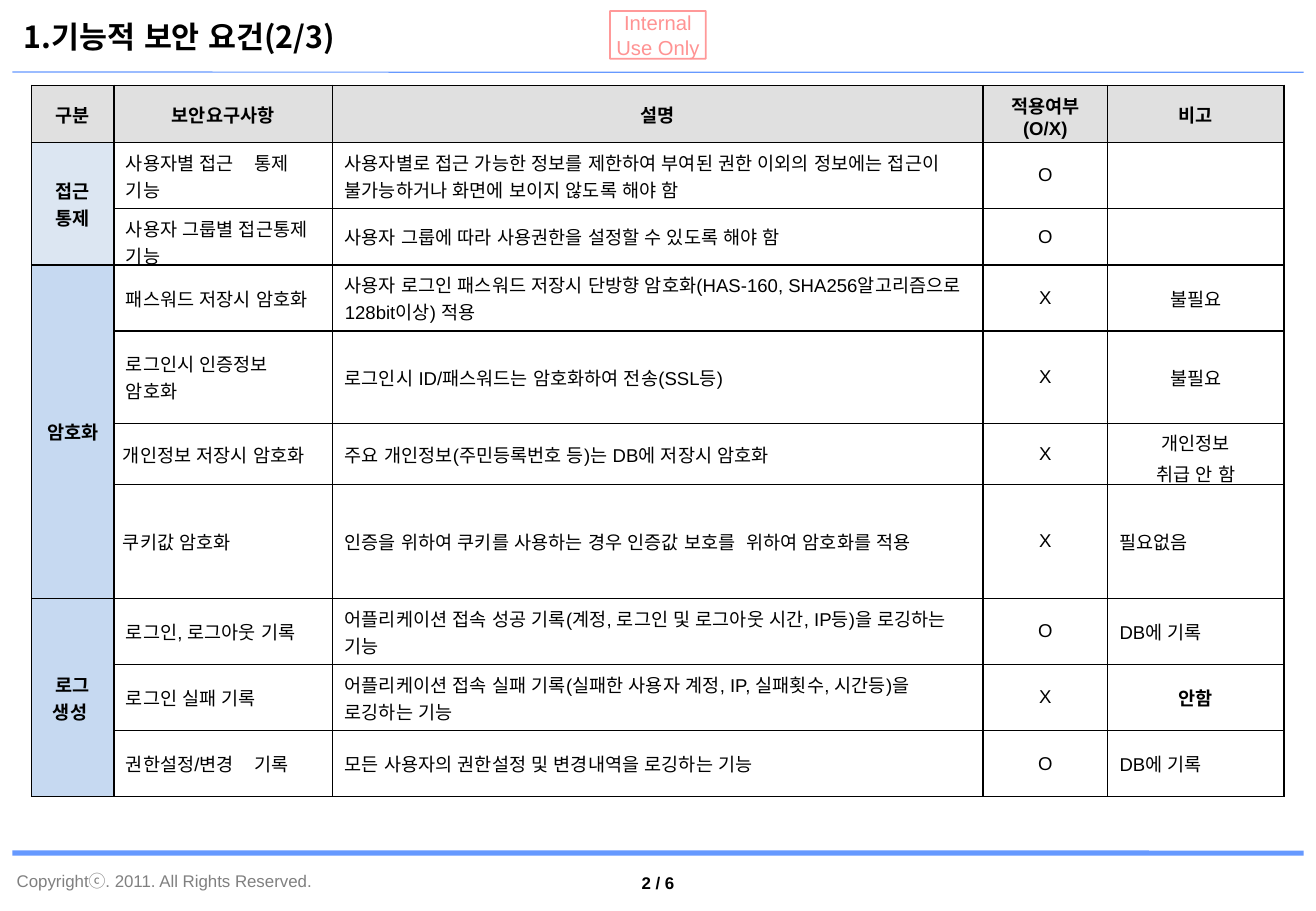
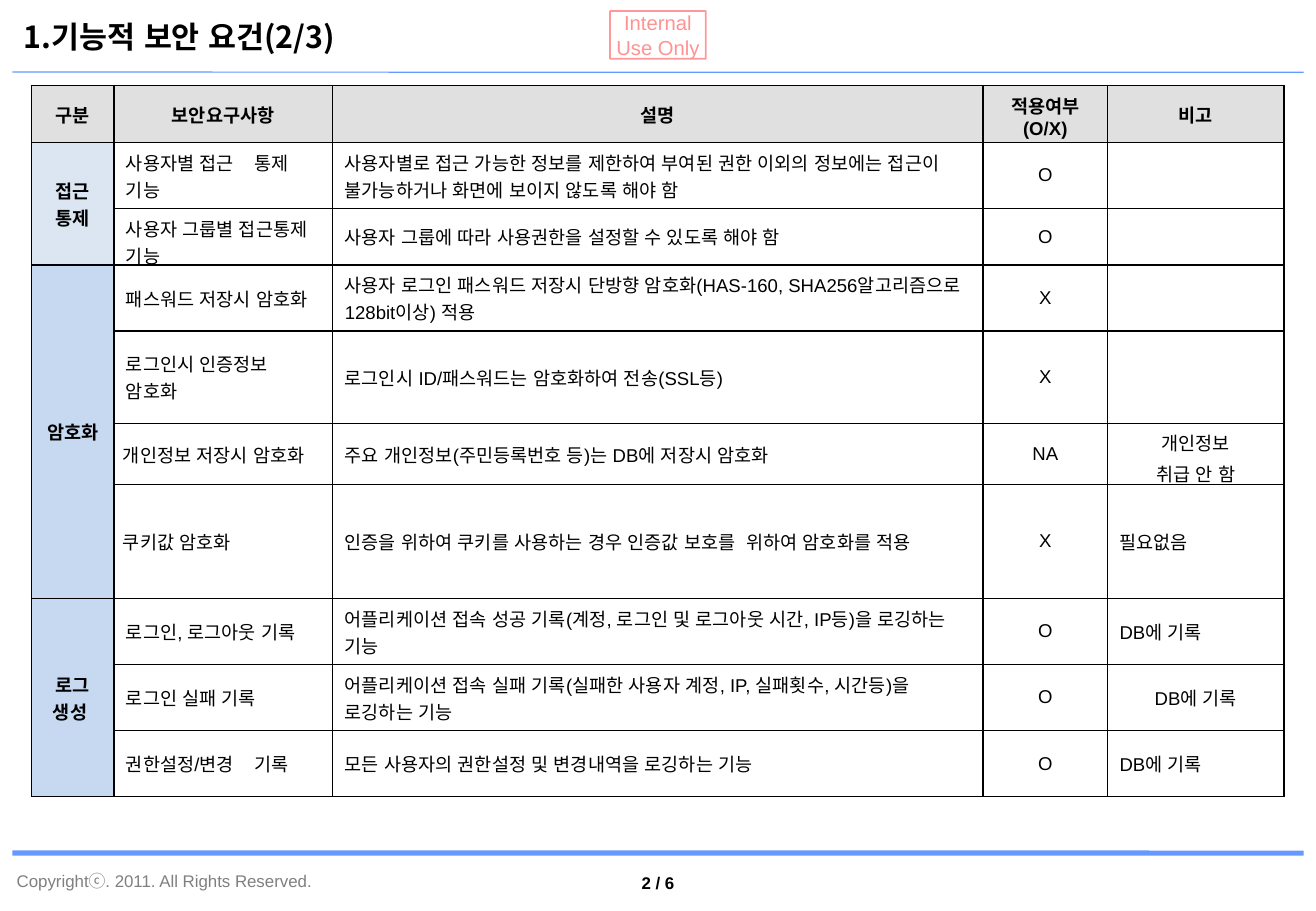
Before and after one commit to jaeyong1/stockmgmt, a slide deck: slide 3 of documents/자재관리시스템_보안점검 결과서.pptx. Drawn at 1316x911 pixels with LibreOffice and Linux fonts; fonts in the diff are those of the drawing; background and template pictures are left out. Boxes give left, top, right and bottom in pixels: in the first picture for what was removed or moved away, otherwise in the second. Text is boxed around its words. In the diff, an @@ line names an element or a change of style, - is before the commit and + after.

```diff
--- a/documents/자재관리시스템_보안점검 결과서.pptx
+++ b/documents/자재관리시스템_보안점검 결과서.pptx
@@ table at [32, 85, 1284, 797] @@
-row 4, column 5: 불필요
+row 4, column 5: 
-row 5, column 5: 불필요
+row 5, column 5: 
-row 6, column 4: X
+row 6, column 4: NA
-row 9, column 4: X
+row 9, column 4: O
-row 9, column 5: 안함
+row 9, column 5: DB에 기록
```
Also in this commit, not shown: 2 other slides changed, 5 other files.
